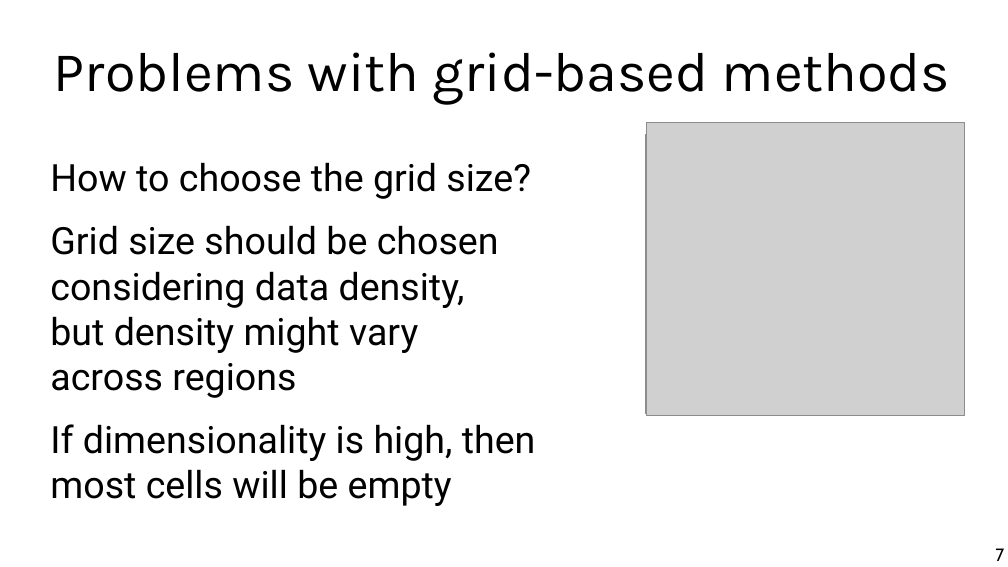
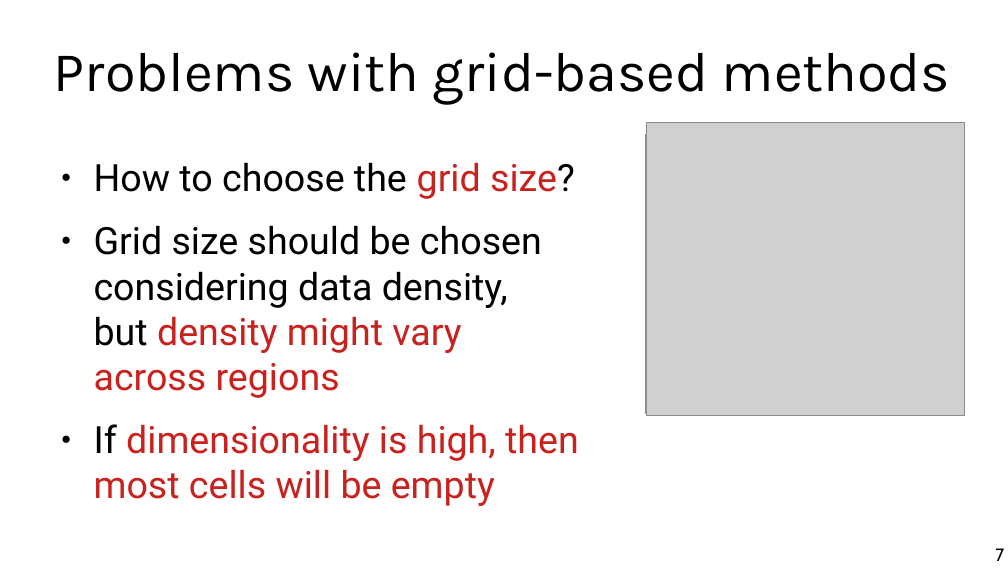
Before and after one commit to chatox/data-mining-course, a slide deck: slide 7 of theory/odp/tt21_outliers_isolation.odp. Drawn at 1008x567 pixels with LibreOffice and Linux fonts; fonts in the diff are those of the drawing; grey boxes stand for pictures. Boxes give left, top, right and bottom in pixels: in the first picture for what was removed or moved away, otherwise in the second. Text is boxed around its words. In the diff, an @@ line names an element or a change of style, - is before the commit and + after.

```diff
--- a/theory/odp/tt21_outliers_isolation.odp
+++ b/theory/odp/tt21_outliers_isolation.odp
@@ text "How to choose the grid ..." at (94,162,579,506): text colour #000000 to #C9211E in "grid size?", "density might vary across regions", "dimensionality is high, then most cells will ..."; bullet none to ● @@
```
Also in this commit, not shown: 16 other slides changed, 1 slide added, 1 slide removed, 7 other files.
